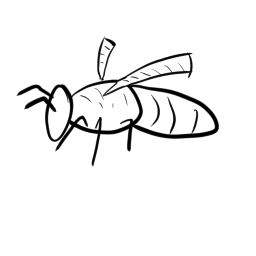
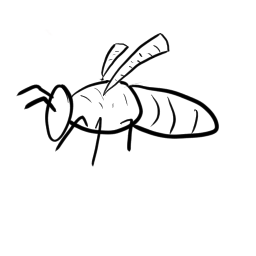
Comparing the layer stacks of the two 256 × 256 images. Changes:
pixels changed over [46, 30, 194, 99] (layer not identified)
